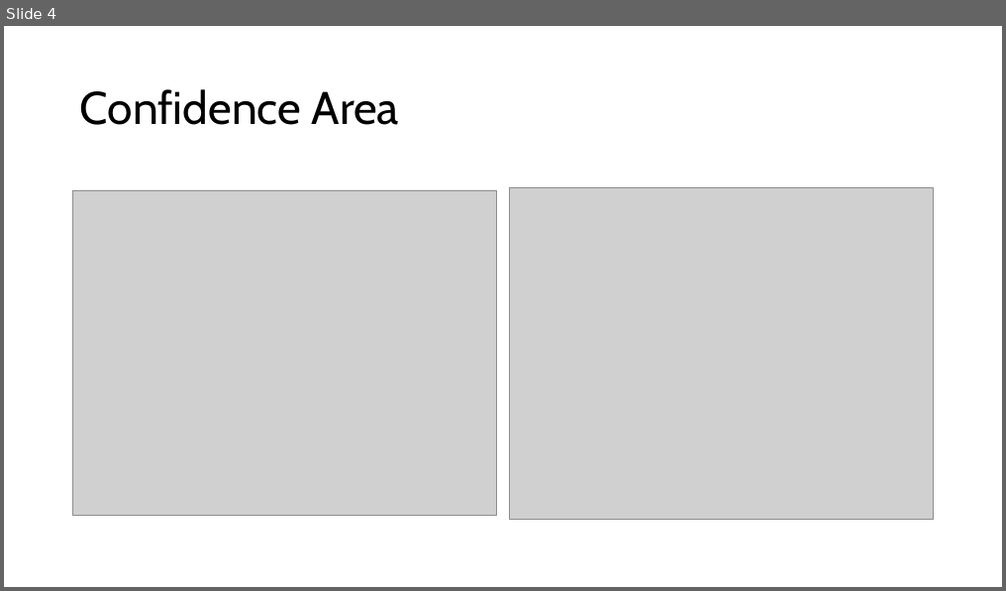
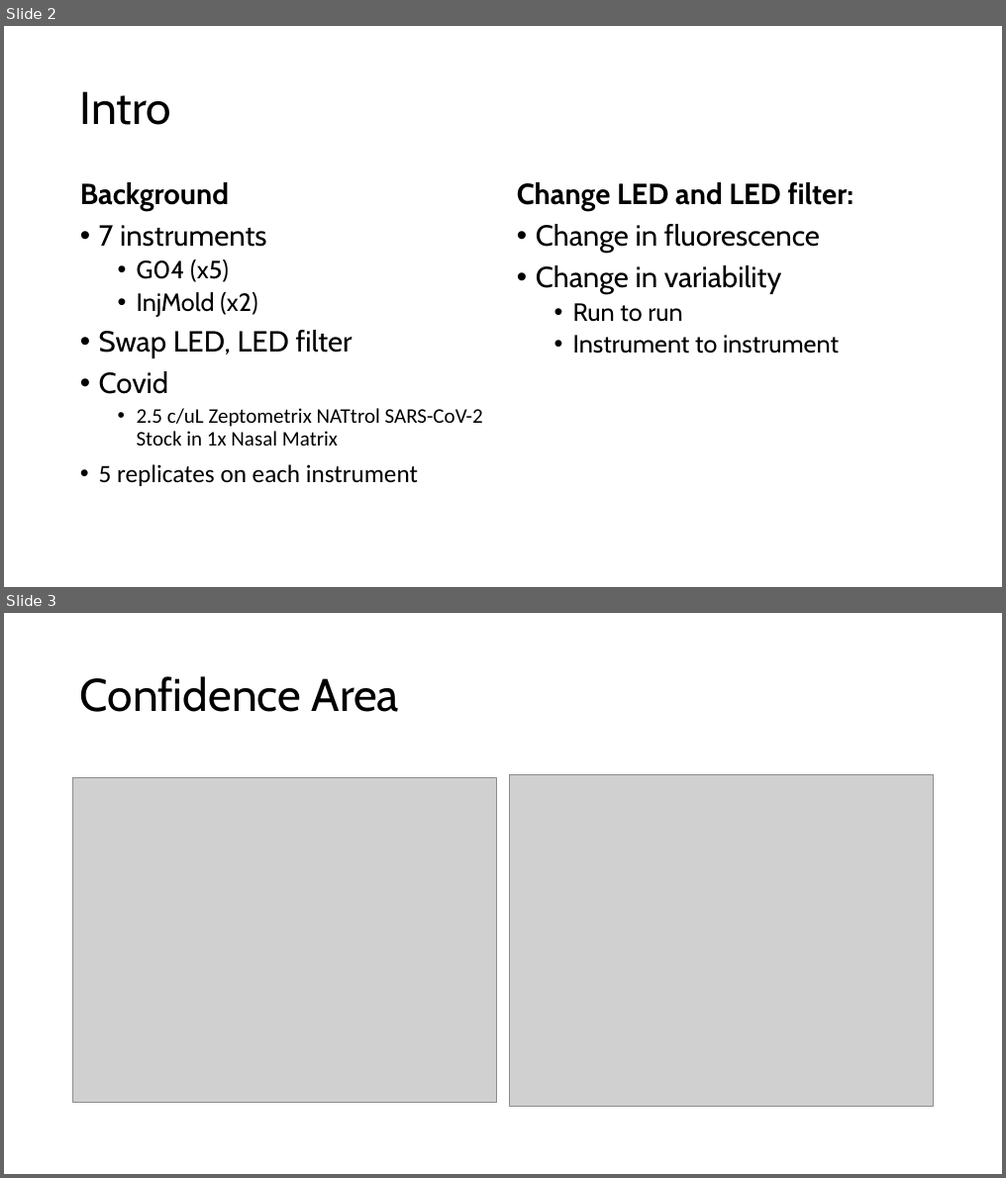
Before and after one commit to joshlwhitehead/work, a slide deck: analysis/fluorimeter/led filter present.pptx. Shown one above the other, each under a label of ours: slide 4 before the commit, slides 2 and 3 after it. The pictures are 1006x591 and 1006x1178 pixels, drawn with LibreOffice and Linux fonts; fonts in the diff are those of the drawing; grey boxes stand for pictures. Boxes give left, top, right and bottom in pixels: in the first picture for what was removed or moved away, otherwise in the second. Text is boxed around its words. In the diff, an @@ line names an element or a change of style, - is before the commit and + after.

```diff
--- a/analysis/fluorimeter/led filter present.pptx
+++ b/analysis/fluorimeter/led filter present.pptx
@@ slide 2 added at bbox=[4, 26, 1002, 587], background #FFFFFF @@
@@ title added at bbox=[80, 91, 171, 125], 44 pt, text #000000 @@
+Intro
@@ text added at bbox=[80, 182, 483, 486], 20 pt, text #000000 @@
+Background
+• 7 instruments
+  • G04 (x5)
+  • InjMold (x2)
+• Swap LED, LED filter
+• Covid
+  • 2.5 c/uL Zeptometrix NATtrol SARS-CoV-2 Stock in 1x Nasal Matrix
+• 5 replicates on each instrument
@@ text added at bbox=[517, 182, 854, 354], 28 pt, text #000000 @@
+Change LED and LED filter:
+• Change in fluorescence
+• Change in variability
+  • Run to run
+  • Instrument to instrument
@@ what was slide 4 is now slide 3 @@
```
Also in this commit, not shown: 1 slide changed.
